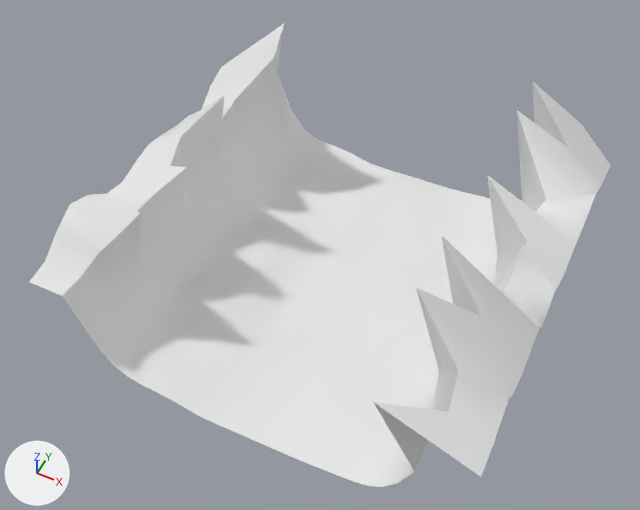
Renders of the OBJ model Assets/models/model_ground.obj from each side of a commit.
The view is the same before and after, from a camera (50 mm lens) standing at (112.0, -195.0, 288.0) and looking at (11.0, 7.0, 35.0). The lights are fixed; the arrows at lower left show +X, +Y and +Z. Where no turn or scale is listed for an object, it has been applied to the vertices.

The first picture shows 'model_ground'.
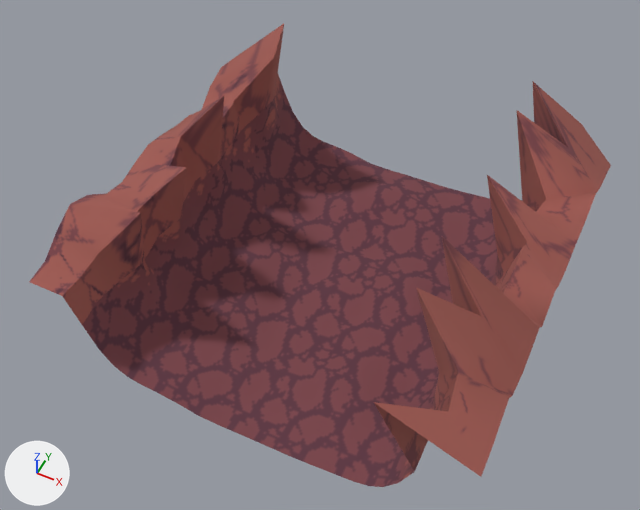
The newer file is also turned or shifted as a whole; pictures and numbers use the older file's frame.

What the commit changed:
Picture 'tex_ground.png' (img_tex_ground_png) is new.
Material 'mtl_ground' (mat_mtl_ground) is new.
Its texture is img_tex_ground_png.
Its roughness is 1.0.
me_model_ground has 391 vertices, 352 faces and spans x -73.0..98.0, y -59.0..96.0, z 0.0..87.0.
me_model_ground no longer uses material mat_lambert6sg (white #e7e7e7).
me_model_ground now uses material mat_mtl_ground (picture img_tex_ground_png).

Boxes (x1, y1, x2, y2) around the edits, measured in the pictures (640 x 510 px):
'model_ground', recoloured (white to brown): (29, 24, 611, 487) in both
